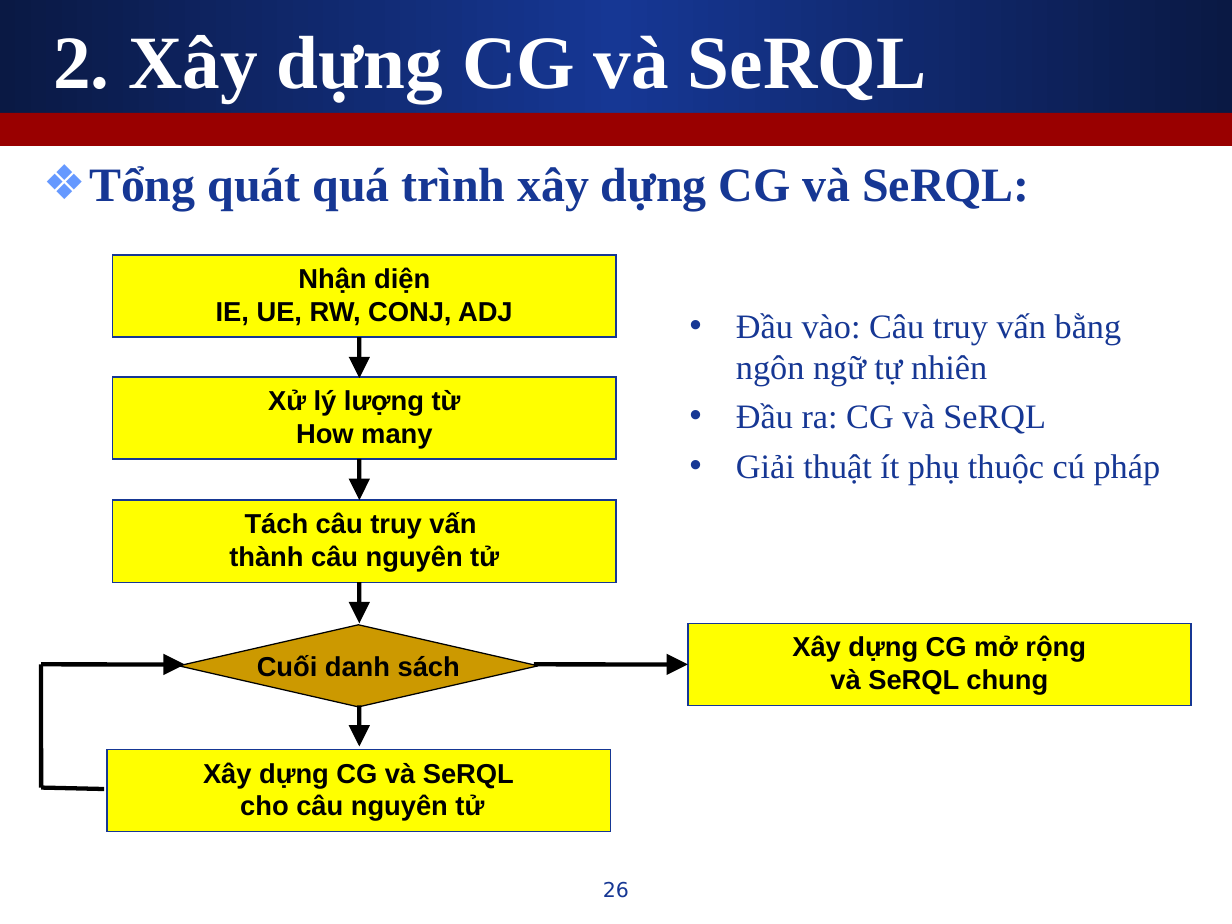
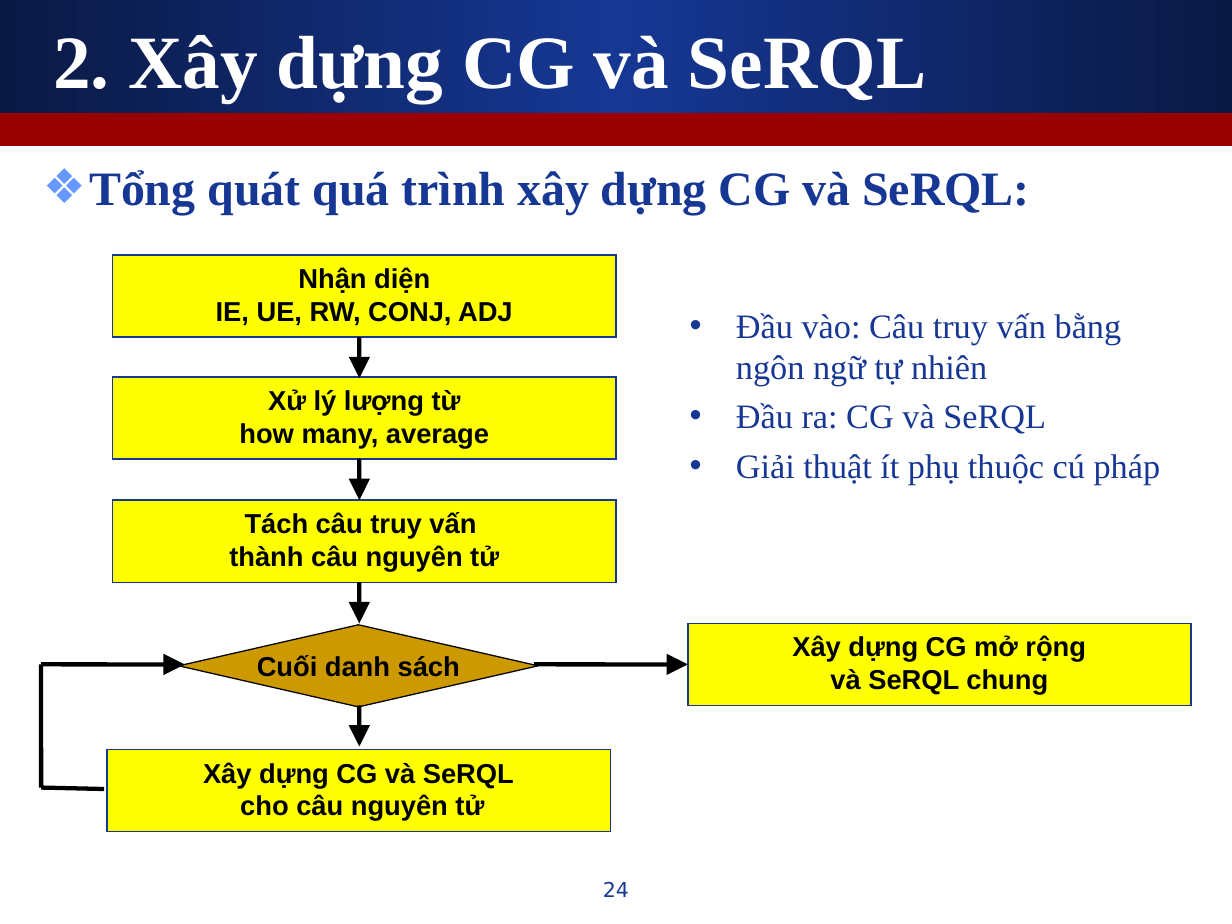
Before and after one commit to leaderwing/kt-kimres, a slide deck: slide 24 of note/Copy of [Thesis] Presentation.ppt (slide 26 before the commit). Drawn at 1232x924 pixels with LibreOffice and Linux fonts; fonts in the diff are those of the drawing. Boxes give left, top, right and bottom in pixels: in the first picture for what was removed or moved away, otherwise in the second. Text is boxed around its words. In the diff, an @@ line names an element or a change of style, - is before the commit and + after.

```diff
--- a/note/Copy of [Thesis] Presentation.ppt
+++ b/note/Copy of [Thesis] Presentation.ppt
@@ text "Tổng quát quá trình xây ...": place and size @@
-text "Tổng quát quá trình xây ..." at <box>89,166,1029,211</box>
+text "Tổng quát quá trình xây ..." at <box>89,170,1029,214</box>
@@ text in rectangle at <box>239,423,489,449</box>: text changed @@
-How many
+how many, average
@@ page number at <box>603,881,629,897</box>: text changed @@
-26
+24
```
Also in this commit, not shown: 15 other slides changed, 2 slides removed.
